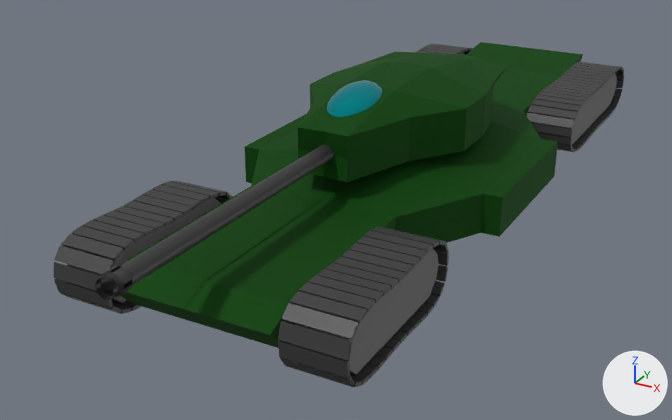
The FBX model La Funny/Assets/Objects/Tank.fbx as it was, and as the next commit left it.
The view is the same before and after, from a 50 mm lens placed at (10.2, -22.5, 9.3), pointed at (-0.7, -2.5, -0.7). The axes (+X, +Y, +Z) are drawn at lower right. The lights are the same throughout. Where no turn or scale is listed for an object, it has been applied to the vertices. Vertices at the same position are counted once.

In view in the first picture: 'Tank_Body', 'Tank_Track.001', 'Tank_Track.002', 'Tank_Track.003', 'Tank_Track.004', 'Tank_Track_Middle.001', 'Tank_Track_Middle.003', 'Tank_Track_Middle.004', 'Tank_Turret_Barrel', 'Tank_Turret_Body', 'Tank_Turret_CockPit'.
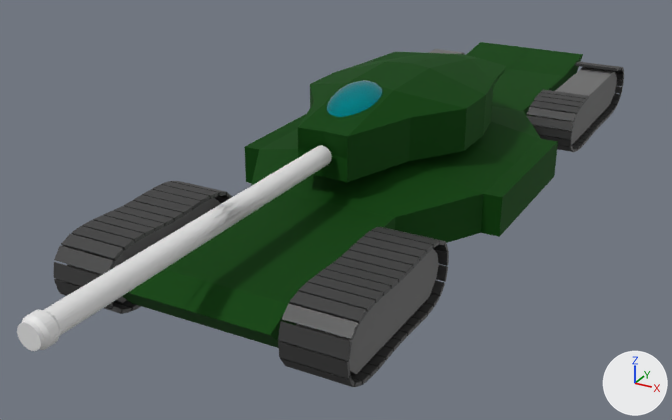
Commit message: Tank model fix

Where the newer file only moved an object's origin or applied its transform, the numbers keep the older frame.

Pixel boxes [x1, y1, x2, y2] of what changed, in the pictures (672 x 420 px; the box of a moved part takes in the faces that stretch with it):
'Tank_Turret_Barrel', reshaped, moved, turned, rescaled
    before: [95, 145, 333, 300]
    after: [22, 157, 332, 351]
'Tank_Track.001', reshaped, moved
    both: [527, 62, 624, 152]
'Tank_Turret_BarrelAngeler', added
    after: [17, 146, 332, 351]
'Tank_Track.002', reshaped (not visible afterwards)
    before: [416, 44, 472, 55]
part 1 of me_cube_012, moved or reshaped
    before: [535, 95, 584, 107]
    after: [575, 62, 620, 71]
part 2 of me_cube_012, moved or reshaped
    before: [531, 122, 573, 137]
    after: [615, 73, 624, 80]
part 3 of me_cube_012, moved or reshaped
    before: [527, 113, 575, 128]
    after: [615, 86, 623, 94]
part 4 of me_cube_012, moved or reshaped
    before: [528, 105, 578, 120]
    after: [613, 93, 621, 100]
part 5 of me_cube_012, moved or reshaped
    before: [542, 89, 590, 100]
    after: [582, 132, 592, 138]
part 6 of me_cube_012, moved or reshaped
    before: [545, 86, 593, 97]
    after: [578, 135, 589, 142]
part 7 of me_cube_012, moved or reshaped
    before: [557, 78, 603, 88]
    after: [533, 125, 573, 140]
part 8 of me_cube_012, moved or reshaped
    before: [554, 80, 600, 90]
    after: [534, 96, 583, 109]
part 9 of me_cube_012, moved or reshaped
    before: [563, 72, 608, 82]
    after: [537, 92, 586, 104]
part 10 of me_cube_012, moved or reshaped
    before: [549, 84, 595, 95]
    after: [541, 89, 589, 101]
part 11 of me_cube_012, deleted
    before: [551, 62, 624, 118]
part 12 of me_cube_012, added
    after: [527, 101, 580, 151]
part 13 of me_cylinder_003, added
    after: [22, 157, 332, 351]
part 14 of me_cylinder_003, deleted (black)
    before: [95, 145, 333, 300]

Edits to the bpy script that builds the scene:
```text
Change me_cylinder_003:
    used by ob_tank_turret_barrel; location = (0.0, 0.0, 0.0); rotation_euler = (1.571, 0.0, 0.0), in degrees (90, 0, 0); scale = (0.204, 0.204, 3.92)
    remove me_cylinder_003.from_pydata(...)  # 252 vertices, 217 faces; spans x -1.19..1.19, y 6.96..9.35, z 1.02..3.08
    remove me_cylinder_003.materials.append(mat_m_tank_darkgrey)  # black #363636
    add me_cylinder_003.from_pydata(...)  # 256 vertices, 226 faces; spans x -1.23..1.23, y -1.23..1.23, z -1.0..1.0
    me_cylinder_003 part 13: 256 vertices added at x -1.23..1.23, y -1.23..1.23, z -1.0..1.0
    me_cylinder_003 part 14: 252 vertices removed from x -1.19..1.19, y 6.96..9.35, z 1.02..3.08
Change me_cube_014:
    remove me_cube_014.from_pydata(...)  # 368 vertices, 276 faces; spans x -0.71..0.76, y 4.23..11.04, z -0.83..0.83
    add me_cube_014.from_pydata(...)  # 280 vertices, 210 faces; spans x -0.71..0.76, y 4.23..11.04, z -0.83..0.82
    me_cube_014 part 15: 11 loose pieces with 88 vertices, spanning x -0.71..0.76, y 7.79..11.04, z 0.04..0.83, are deleted
Change me_cube_012:
    remove me_cube_012.from_pydata(...)  # 368 vertices, 276 faces; spans x -0.73..0.73, y 16.42..23.23, z -0.83..0.83
    add me_cube_012.from_pydata(...)  # 280 vertices, 210 faces; spans x -0.73..0.73, y 6.06..12.83, z -0.82..0.82
    me_cube_012 part 1: the loose piece of 8 vertices spanning x -0.73..0.73, y 17.25..17.57, z 0.67..0.8 is scaled about its middle by (1, -1.01, 0.948), then moved by (0.0, -5.75, 0.02)
    me_cube_012 part 2: the loose piece of 8 vertices spanning x -0.73..0.73, y 16.42..16.57, z -0.02..0.22 is turned -152.3 degrees about the x axis through its middle, then moved by (0.0, -3.76, 0.13)
    me_cube_012 part 3: the loose piece of 8 vertices spanning x -0.73..0.73, y 16.46..16.7, z 0.23..0.47 is turned -170.9 degrees about the x axis through its middle, then moved by (0.0, -3.86, -0.63)
    me_cube_012 part 4: the loose piece of 8 vertices spanning x -0.73..0.73, y 16.64..16.95, z 0.44..0.65 is turned -173.5 degrees about the x axis through its middle, then moved by (0.0, -4.24, -1.04)
    me_cube_012 part 5: the loose piece of 8 vertices spanning x -0.73..0.73, y 17.94..18.24, z 0.73..0.82 is turned -177.9 degrees about the x axis through its middle, then moved by (0.0, -9.51, -1.54)
    me_cube_012 part 6: the loose piece of 8 vertices spanning x -0.73..0.73, y 18.28..18.58, z 0.73..0.82 is scaled about its middle by (1, -1, -0.986), then moved by (0.0, -10.19, -1.55)
    me_cube_012 part 7: the loose piece of 8 vertices spanning x -0.73..0.73, y 19.63..19.93, z 0.69..0.78 is scaled about its middle by (1, 0.377, 2.6), then moved by (0.0, -13.66, -0.72)
    me_cube_012 part 8: the loose piece of 8 vertices spanning x -0.73..0.73, y 19.29..19.59, z 0.69..0.79 is turned 12.4 degrees about the x axis through its middle, then moved by (0.0, -12.5, -0.02)
    me_cube_012 part 9: the loose piece of 8 vertices spanning x -0.73..0.73, y 20.3..20.61, z 0.7..0.8 is moved by (0.0, -13.18, 0.01)
    me_cube_012 part 10: the loose piece of 8 vertices spanning x -0.73..0.73, y 18.61..18.92, z 0.72..0.82 is moved by (0.0, -11.16, 0.01)
    me_cube_012 part 11: 18 loose pieces with 144 vertices, spanning x -0.73..0.73, y 18.95..23.23, z -0.82..0.83, are deleted
    me_cube_012 part 12: 40 vertices added at x -0.73..0.73, y 6.06..6.77, z -0.59..0.73
Change ob_tank_turret_barrel:
    ob_tank_turret_barrel.location: (0.0, 0.0, 0.0) -> (0.0, -9.16, 1.65)
    ob_tank_turret_barrel.rotation_euler: (1.571, 0.0, 0.0) -> (-1.571, 0.0, 0.0)  # degrees (90, 0, 0) -> degrees (-90, 0, 0)
    ob_tank_turret_barrel.scale: (0.204, 0.204, 3.92) -> (0.247, 0.247, 4.64)
Change ob_tank_track_001:
    ob_tank_track_001.location: (2.83, -12.0, 0.0) -> (2.83, -1.62, 0.0)
Add ob_tank_turret_barrelangeler:
    ob_tank_turret_barrelangeler = bpy.data.objects.new('Tank_Turret_BarrelAngeler', me_cylinder_001)  # 64 vertices, 34 faces; spans x -0.25..0.25, y -4.64..4.64, z -0.25..0.25
    ob_tank_turret_barrelangeler.location = (0.0, -9.16, 1.65)
```
